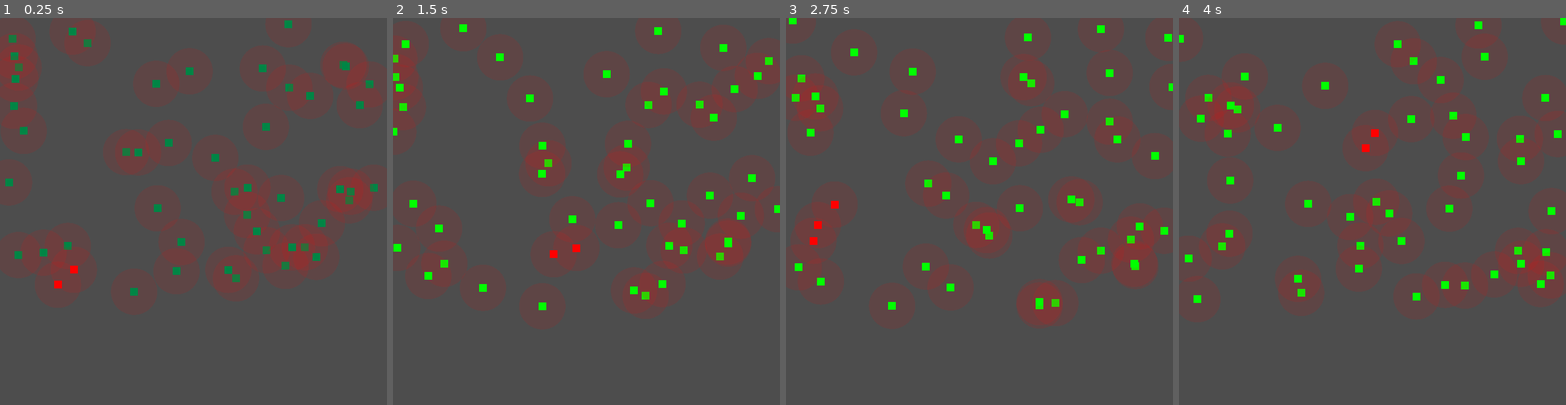
Above: before the commit, frames 1-4 (left to right).
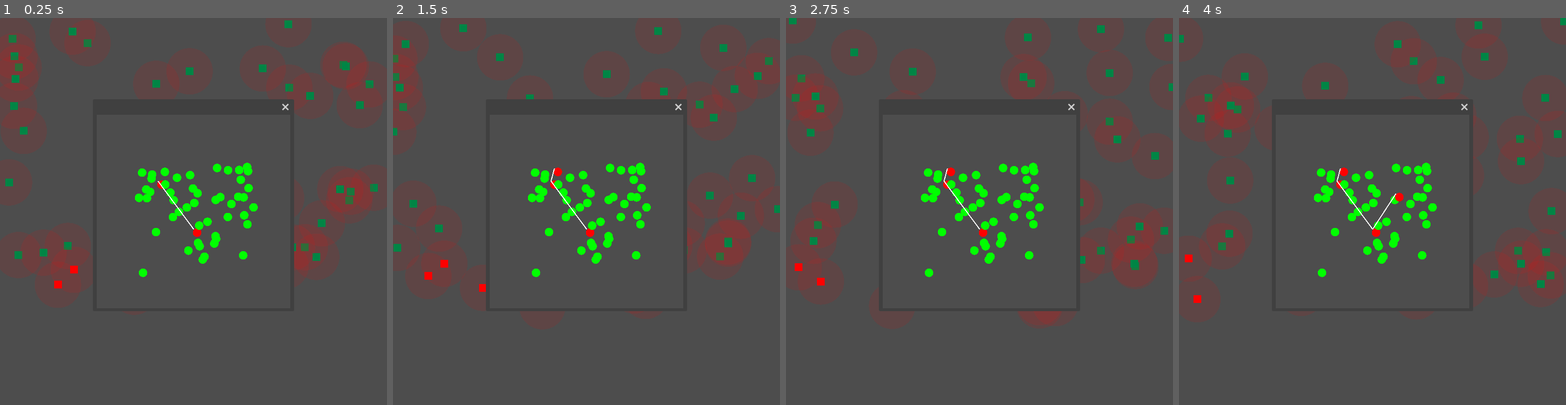
Above: after the commit, the same moments.

Repository: LeonardoMonteblanc/sir_simulator
Game: Godot game, scene res://scenes/main/Principal.tscn
Two runs of this game, one before a commit and one after it. Both use one fixed random seed, a clock stepped at 60 frames per second and the inputs below.
Inputs:
- Up to frame 1 (0.25 s): no input
- Up to frame 2 (1.5 s): tap Enter (ui_accept) at 0.5, 0.77 s
- Up to frame 3 (2.75 s): tap Enter (ui_accept) at 1.52 s
- Up to frame 4 (4 s): tap Enter (ui_accept) at 3.02, 3.77 s

The runs differ from the first frame. In frame 1, 7.3% of the frame differs, in the area x 24-76%, y 21-76%; in frame 2, 8.8%; in frame 3, 8.2%; in frame 4, 9.3%, in the area x 0-100%, y 0-76%.

Commit message:
test(task-46): valida atualização do grafo em tempo real

Diff:
--- a/project.godot
+++ b/project.godot
@@ -19,6 +19,7 @@
 
 window/size/viewport_width=800
 window/size/viewport_height=800
+window/subwindows/embed_subwindows=false
 
 [physics]
 
--- /dev/null
+++ b/scenes/graph/AGraphNode.tscn
@@ -0,0 +1,16 @@
+[gd_scene format=3 uid="uid://1lqatglu8v3b"]
+
+[ext_resource type="Script" uid="uid://db1nj8e8tnlbn" path="res://scripts/graph/AGraphNode.gd" id="1_1kirk"]
+[ext_resource type="Texture2D" uid="uid://dnrpy5r3hjkxq" path="res://assets/sprites/Circulo_branco.png" id="2_hxv4a"]
+
+[node name="GraphNode" type="Node2D" unique_id=385695659]
+script = ExtResource("1_1kirk")
+
+[node name="Visual" type="TextureRect" parent="." unique_id=489199337]
+offset_left = -3.0
+offset_top = -3.0
+offset_right = 17.0
+offset_bottom = 17.0
+mouse_filter = 2
+texture = ExtResource("2_hxv4a")
+expand_mode = 1
--- /dev/null
+++ b/scenes/graph/Edge.tscn
@@ -0,0 +1,7 @@
+[gd_scene format=3 uid="uid://cqt7csv46g810"]
+
+[ext_resource type="Script" uid="uid://d3575568tnru8" path="res://scripts/graph/Edge.gd" id="1_8p43e"]
+
+[node name="Line2D" type="Line2D" unique_id=379298798]
+width = 2.0
+script = ExtResource("1_8p43e")
--- a/scenes/graph/GraphView.tscn
+++ /dev/null
@@ -1,10 +0,0 @@
-[gd_scene format=3 uid="uid://1lqatglu8v3b"]
-
-[ext_resource type="Script" uid="uid://db1nj8e8tnlbn" path="res://scripts/graph/AGraphNode.gd" id="1_1kirk"]
-
-[node name="GraphNode" type="Node2D" unique_id=385695659]
-script = ExtResource("1_1kirk")
-
-[node name="Visual" type="ColorRect" parent="." unique_id=1540650575]
-offset_right = 40.0
-offset_bottom = 40.0
--- a/scenes/main/Principal.tscn
+++ b/scenes/main/Principal.tscn
@@ -19,8 +19,16 @@
 [node name="SimulacaoManager" type="Node" parent="." unique_id=2111951922]
 script = ExtResource("4_cjf3a")
 
-[node name="GrafoManager" type="Node" parent="." unique_id=1063654915]
-script = ExtResource("6_idbex")
-
 [node name="RecuperacaoManager" type="Node" parent="." unique_id=646701643]
 script = ExtResource("4_rihfc")
+
+[node name="Window" type="Window" parent="." unique_id=1342994560]
+oversampling_override = 1.0
+initial_position = 1
+size = Vector2i(400, 400)
+always_on_top = true
+
+[node name="GraphView" type="Node2D" parent="Window" unique_id=1951513694]
+
+[node name="GrafoManager" type="Node2D" parent="Window/GraphView" unique_id=1512178457]
+script = ExtResource("6_idbex")
--- a/scripts/graph/AGraphNode.gd
+++ b/scripts/graph/AGraphNode.gd
@@ -1,10 +1,16 @@
 extends Node2D
 class_name AGraphNode
 
-@onready var visual: ColorRect = $Visual
+@onready var visual: TextureRect = $Visual
 
 var agente_id: int
 var estado: sir_estados.Estado
+
+func _ready() -> void:
+	#visual.custom_minimum_size = Vector2(6, 6)
+	#visual.size = Vector2(6, 6)
+	visual.position = Vector2(-3, -3)
+	visual.stretch_mode = TextureRect.STRETCH_SCALE
 
 func configurar(id: int, estado_inicial: sir_estados.Estado):
 	agente_id = id
@@ -14,8 +20,8 @@
 func atualizar_cor():
 	match estado:
 		sir_estados.Estado.SUSCETIVEL:
-			visual.color = Constants.COR_SUSCETIVEL
+			visual.modulate = Constants.COR_SUSCETIVEL
 		sir_estados.Estado.INFECTADO:
-			visual.color = Constants.COR_INFECTADO
+			visual.modulate = Constants.COR_INFECTADO
 		sir_estados.Estado.RECUPERADO:
-			visual.color = Constants.COR_RECUPERADO
+			visual.modulate = Constants.COR_RECUPERADO
--- /dev/null
+++ b/scripts/graph/Edge.gd
@@ -0,0 +1,8 @@
+extends Line2D
+
+class_name Edge
+
+func configurar(pos_a: Vector2, pos_b: Vector2):
+	clear_points()
+	add_point(to_local(pos_a))
+	add_point(to_local(pos_b))
--- a/scripts/graph/GrafoManager.gd
+++ b/scripts/graph/GrafoManager.gd
@@ -1,43 +1,111 @@
-extends Node
+extends Node2D
+class_name GraphManager
 
 var mapa_nos := {}
-var contato_ativos := {}
+var edge_map := {}
+
+var edge_scene = preload("res://scenes/graph/Edge.tscn")
+
 
 func criar_nos(population_manager):
+	for n in mapa_nos.values():
+		if is_instance_valid(n):
+			n.queue_free()
+
+	mapa_nos.clear()
+
 	var agentes = population_manager.obter_agentes()
 
 	for a in agentes:
-		var node = preload("res://scenes/graph/GraphView.tscn").instantiate()
+		var node = preload("res://scenes/graph/AGraphNode.tscn").instantiate()
 		add_child(node)
 
-		mapa_nos[a.id] = node
 		node.configurar(a.id, a.estado)
 
-func atualizar_estado(agente: Agente):
-	if not mapa_nos.has(agente.id):
+		node.position = Vector2(
+			randf_range(80, 320),
+			randf_range(80, 320)
+		)
+
+		mapa_nos[a.id] = node
+
+
+func atualizar_nos(population_manager):
+	for a in population_manager.obter_agentes():
+		if mapa_nos.has(a.id):
+			var node = mapa_nos[a.id]
+			node.estado = a.estado
+			node.atualizar_cor()
+
+
+func atualizar_arestas(simulation_manager):
+	if simulation_manager == null:
 		return
 
-	var node: AGraphNode = mapa_nos[agente.id]
-	node.configurar(agente.id, agente.estado)
+	var origem_map = simulation_manager.infectados_origem
+	if origem_map == null:
+		return
 
-func detectar_contatos(population_manager):
-	var agentes = population_manager.obter_agentes()
-	contato_ativos.clear()
+	var agentes = simulation_manager.obter_agentes()
+	var to_remove := {}
 
-	for i in range(agentes.size()):
-		var a = agentes[i]
+	# CRIA / ATUALIZA ARESTAS (base histórico de infecção)
+	for infectado_id in origem_map.keys():
+		var fonte_id = origem_map[infectado_id]
 
-		for j in range(i+1, agentes.size()):
-			var b = agentes[j]
+		if not mapa_nos.has(infectado_id):
+			continue
+		if not mapa_nos.has(fonte_id):
+			continue
 
-			if a.calcular_distancia(b) <= Constants.RAIO_CONTAGIO:
-				var chave = _gerar_chave(a.id, b.id)
-				contato_ativos[chave] = {
-					"a": a.id,
-					"b": b.id
-				}
+		var key = _edge_key(infectado_id, fonte_id)
 
-func _gerar_chave(id1: int, id2:int) ->String:
-	if id1 < id2:
-		return str(id1) + "_" + str(id2)
-	return str(id2) + "_" + str(id1)
+		# cria se não existe
+		if not edge_map.has(key):
+			var edge = edge_scene.instantiate()
+			add_child(edge)
+			edge_map[key] = edge
+
+		# atualiza posição sempre
+		edge_map[key].configurar(
+			mapa_nos[infectado_id].position,
+			mapa_nos[fonte_id].position
+		)
+
+	# MARCA REMOÇÃO: ambos recuperados
+	for key in edge_map.keys():
+		var ids = key.split("_")
+		var a_id = int(ids[0])
+		var b_id = int(ids[1])
+
+		if not mapa_nos.has(a_id) or not mapa_nos.has(b_id):
+			to_remove[key] = true
+			continue
+
+		var a = _get_agente_by_id(agentes, a_id)
+		var b = _get_agente_by_id(agentes, b_id)
+
+		if a == null or b == null:
+			to_remove[key] = true
+			continue
+
+		if a.estado == sir_estados.Estado.RECUPERADO and b.estado == sir_estados.Estado.RECUPERADO:
+			to_remove[key] = true
+
+	# REMOVE ARESTAS
+	for key in to_remove.keys():
+		if edge_map.has(key):
+			if is_instance_valid(edge_map[key]):
+				edge_map[key].queue_free()
+			edge_map.erase(key)
+
+
+func _get_agente_by_id(agentes: Array, id: int):
+	for a in agentes:
+		if a.id == id:
+			return a
+	return null
+
+
+func _edge_key(a_id: int, b_id: int) -> String:
+	return str(min(a_id, b_id)) + "_" + str(max(a_id, b_id))
--- a/scripts/managers/InfeccaoManager.gd
+++ b/scripts/managers/InfeccaoManager.gd
@@ -13,16 +13,19 @@
 			if b.estado != sir_estados.Estado.SUSCETIVEL:
 				continue
 
-			if validar_raio(a,b):
-				tentar_infectar(b)
+			if validar_raio(a, b):
+				tentar_infectar(b, a)
 
 func validar_raio(a,b)-> bool:
 	return a.calcular_distancia(b) <= Constants.RAIO_CONTAGIO
 
-func tentar_infectar(agente):
+func tentar_infectar(alvo, fonte):
 	var beta = simulation_manager.doenca_atual.taxa_transmissao
 	var sorteio = randf()
 
 	if sorteio < beta:
-		agente.set_estado(sir_estados.Estado.INFECTADO)
-		agente.iniciar_infeccao()
+		alvo.set_estado(sir_estados.Estado.INFECTADO)
+		alvo.iniciar_infeccao()
+
+		# REGISTRO DO EVENTO (ESSENCIAL PARA O GRAFO)
+		simulation_manager.infectados_origem[alvo.id] = fonte.id
--- a/scripts/managers/SimulationManager.gd
+++ b/scripts/managers/SimulationManager.gd
@@ -6,7 +6,7 @@
 
 var doenca_dados: DoencaDatabase
 var doenca_atual: Doenca
-
+var infectados_origem = {}
 var pronto := false
 
 func obter_agentes():
@@ -36,6 +36,7 @@
 	resetar()
 
 func resetar():
+	infectados_origem.clear()
 	var agentes = obter_agentes()
 
 	for a in agentes:
@@ -57,6 +58,7 @@
 
 	infection_manager.simulation_manager = self
 	recovery_manager.simulation_manager = self
+	graph_manager.criar_nos(population_manager)
 
 	pronto = true
 	return true
@@ -70,4 +72,6 @@
 
 	infection_manager.processar_infeccao()
 	recovery_manager.processar_recuperacao(obter_agentes(), delta)
-	graph_manager.detectar_contatos(population_manager)
+
+	graph_manager.atualizar_nos(population_manager)
+	graph_manager.atualizar_arestas(self)
--- a/scripts/temp_testes.gd
+++ b/scripts/temp_testes.gd
@@ -4,16 +4,16 @@
 @onready var pop = $PopulacaoManager
 @onready var inf = $InfeccaoManager
 @onready var rec = $RecuperacaoManager
-@onready var graf = $GrafoManager
+@onready var graf = $Window/GraphView/GrafoManager
 
 func _ready():
 	pop.criar_agentes()
 
 	sim.graph_manager = graf
+
 	sim.population_manager = pop
 	sim.infection_manager = inf
 	sim.recovery_manager = rec
-
 	sim.doenca_dados = DoencaDatabase.new()
 	sim.set_doenca("COVID")
 	sim.inicializar()
Binary file added: assets/sprites/Circulo_branco.png
Not shown, added: assets/sprites/Circulo_branco.png.import
Not shown, added: scripts/graph/Edge.gd.uid
